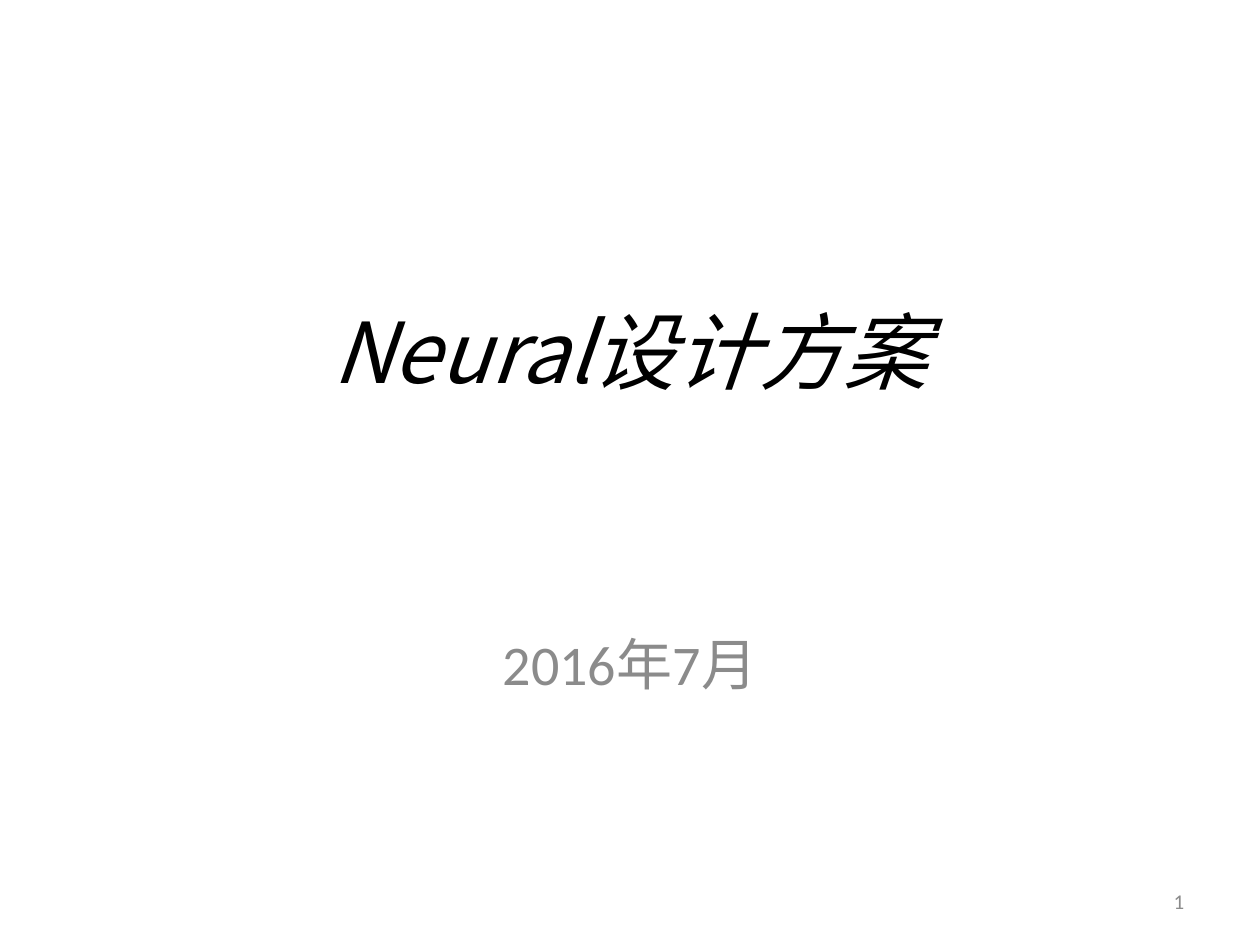
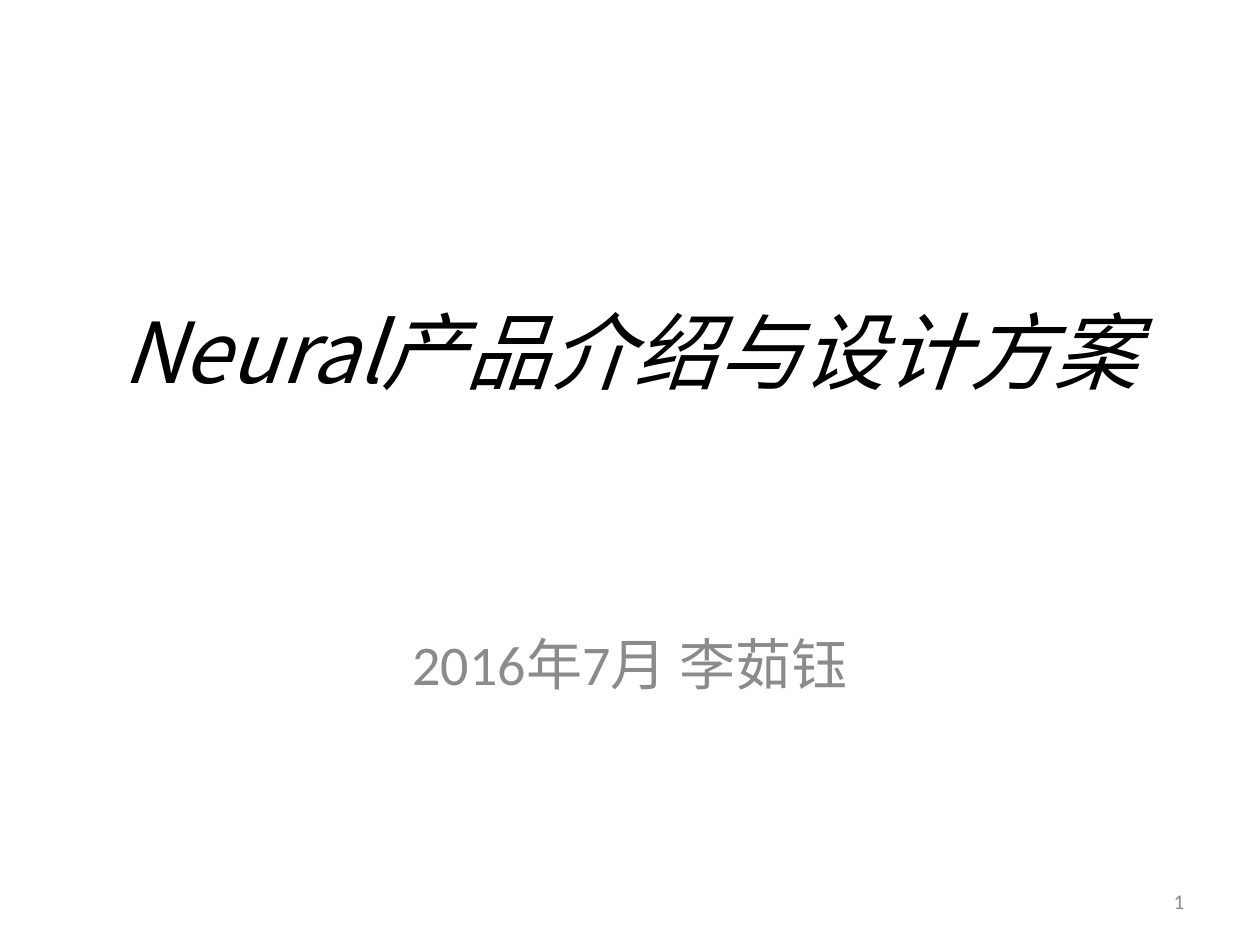
Before and after one commit to yessur3808/neural, a slide deck: slide 1 of docs/Neural_设计方案_V1.3.pptx. Drawn at 1260x945 pixels with LibreOffice and Linux fonts; fonts in the diff are those of the drawing. Boxes give left, top, right and bottom in pixels: in the first picture for what was removed or moved away, otherwise in the second. Text is boxed around its words. In the diff, an @@ line names an element or a change of style, - is before the commit and + after.

Commit message:
设计方案

```diff
--- a/docs/Neural_设计方案_V1.3.pptx
+++ b/docs/Neural_设计方案_V1.3.pptx
@@ title at <box>122,312,1138,390</box>: text changed @@
-Neural设计方案
+Neural产品介绍与设计方案
@@ subtitle at <box>412,638,847,690</box>: text changed @@
-2016年7月
+2016年7月 李茹钰
```
Also in this commit, not shown: 16 other slides changed, 9 slides added, 1 slide removed.
